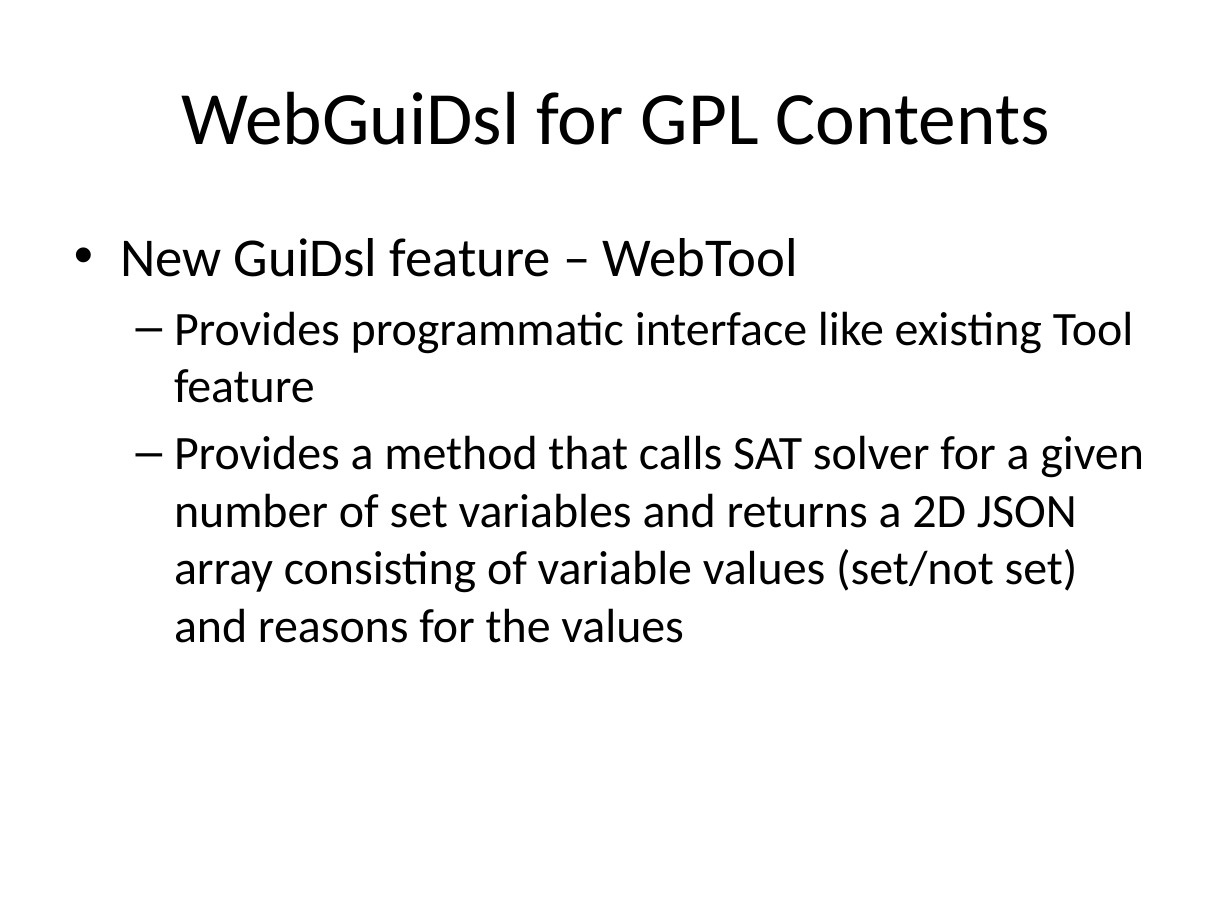
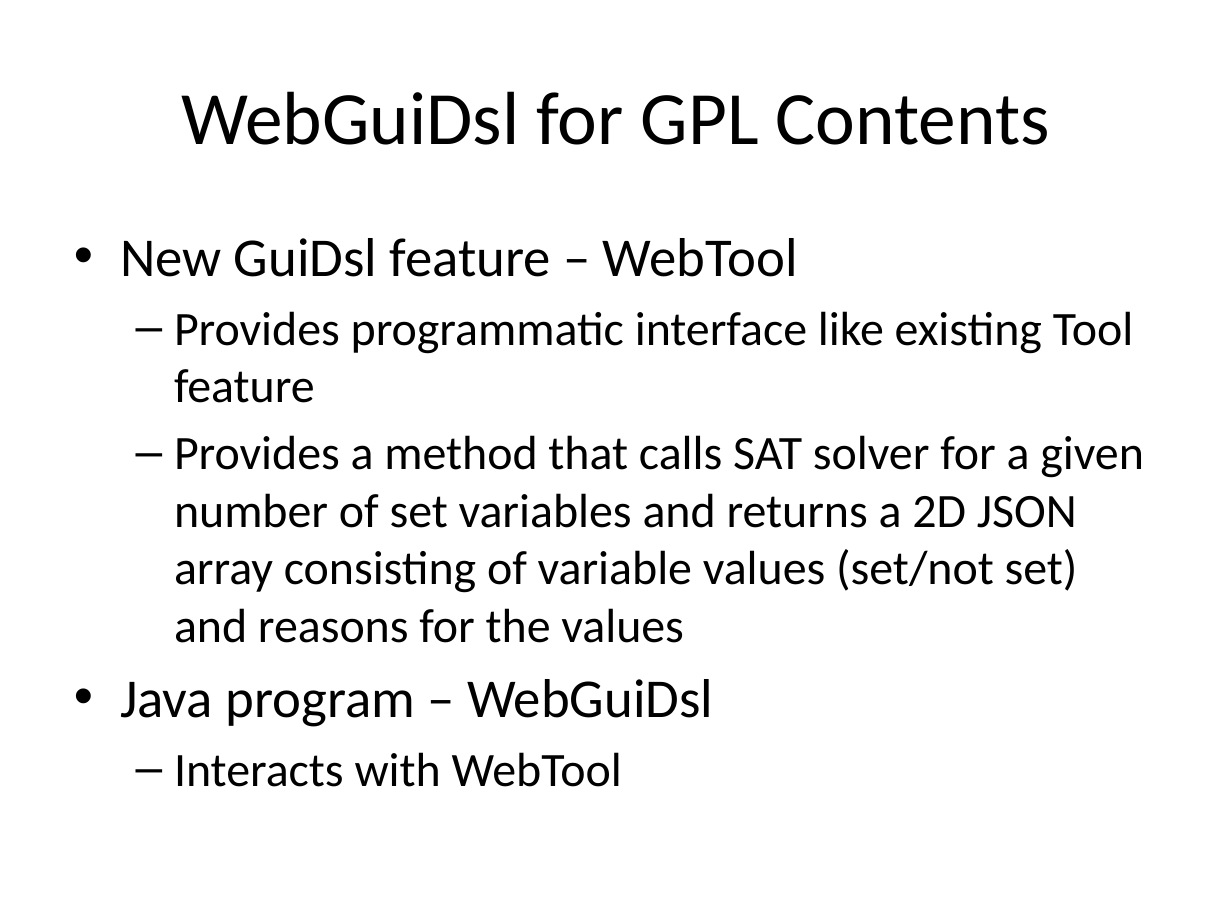
Before and after one commit to toomanyjoes/spring2011-cs392, a slide deck: slide 5 of SamPresentation.pptx. Drawn at 1232x924 pixels with LibreOffice and Linux fonts; fonts in the diff are those of the drawing. Boxes give left, top, right and bottom in pixels: in the first picture for what was removed or moved away, otherwise in the second. Text is boxed around its words. In the diff, an @@ line names an element or a change of style, - is before the commit and + after.

Commit message:
presentation update

```diff
--- a/SamPresentation.pptx
+++ b/SamPresentation.pptx
@@ text at (x1=120, y1=679, x2=713, y2=787): paragraphs added @@
+• Java program – WebGuiDsl
+  – Interacts with WebTool
```
